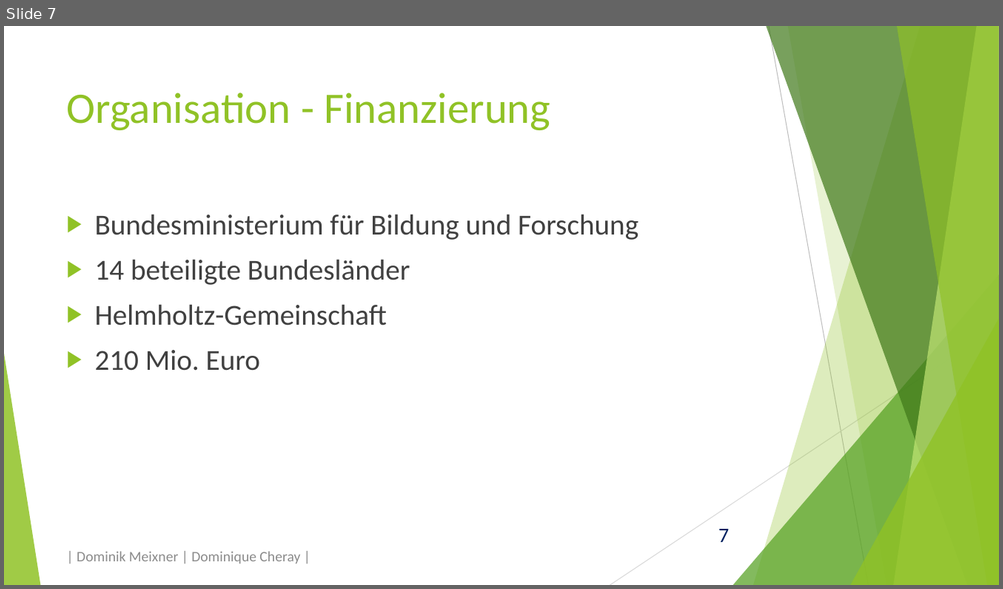
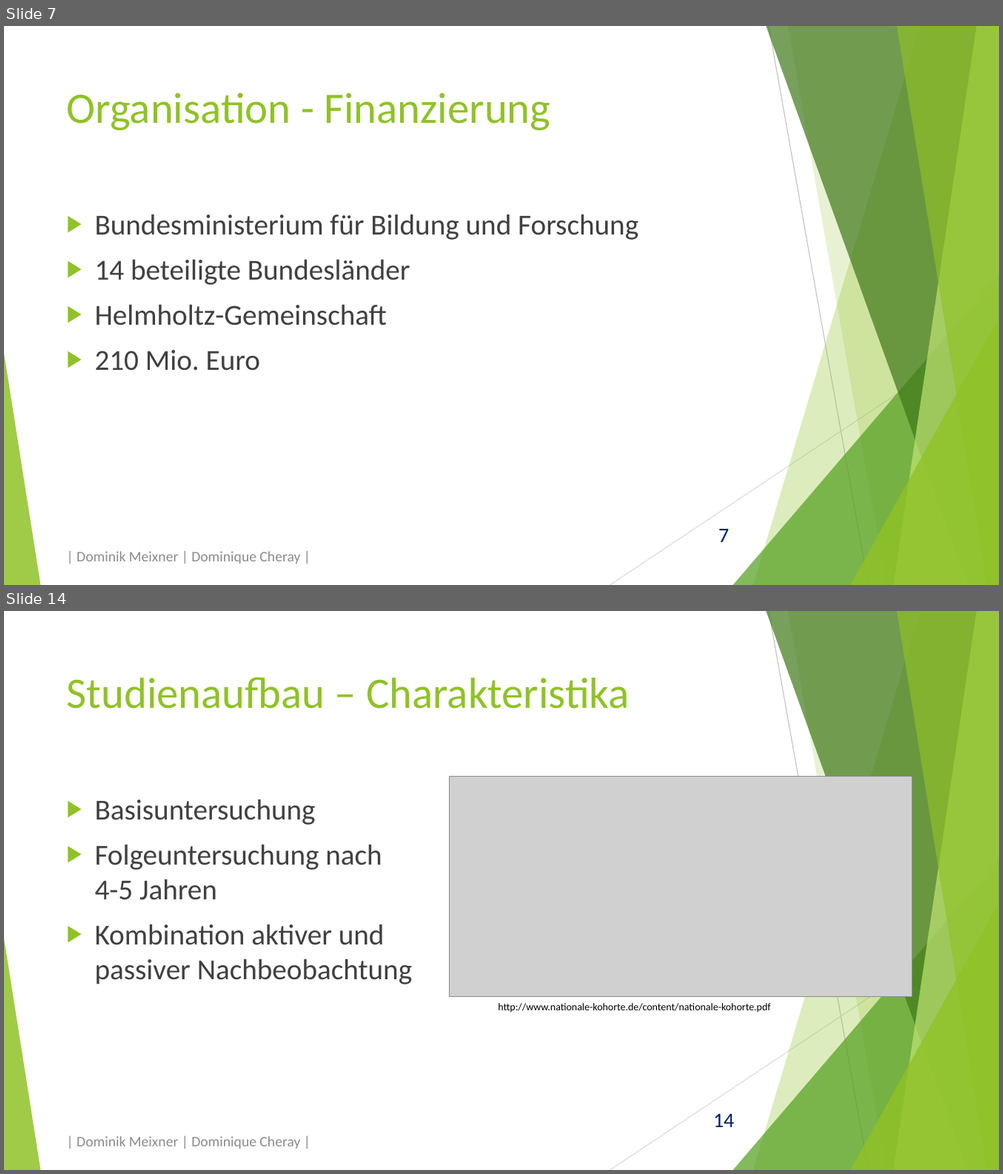
Before and after one commit to domeix/BlaBla, a slide deck: NationaleKohorte/NationaleKohortePraes.pptx. Shown one above the other, each under a label of ours: slide 7 before the commit, slides 7 and 14 after it; the slides between them are not shown. The pictures are 1003x589 and 1003x1174 pixels, drawn with LibreOffice and Linux fonts; fonts in the diff are those of the drawing; grey boxes stand for pictures. Boxes give left, top, right and bottom in pixels: in the first picture for what was removed or moved away, otherwise in the second. Text is boxed around its words. In the diff, an @@ line names an element or a change of style, - is before the commit and + after.

Commit message:
Präsentation Nationale Kohorte ist fertig
Hab die Präsentation fertig gemacht. Sind genau 22 Folien geworden.
Inklusive diverser Titelfolien. Ich dachte das würde mehr werden. Aber
inhaltlich gibt es nichts, was ich noch erwähnenswert finde. Das was man
noch labern könnte, interessiert doch keinen. Oder ist die
Entstehungsgeschichte interessant? Ich finde nicht.

```diff
--- a/NationaleKohorte/NationaleKohortePraes.pptx
+++ b/NationaleKohorte/NationaleKohortePraes.pptx
@@ slide 14 added at (4,611,999,1170), background #FFFFFF; not listed: 11 template elements that a slide beside it also shows @@
@@ title added at (67,677,629,709), 42 pt, text #90C226 @@
+Studienaufbau – Charakteristika
@@ picture added at (449,776,911,997) @@
@@ text added at (95,799,412,985), 28 pt, text #404040 @@
+▶ Basisuntersuchung
+▶ Folgeuntersuchung nach
+  4-5 Jahren
+▶ Kombination aktiver und
+  passiver Nachbeobachtung
@@ text added at (498,1003,770,1013), 10 pt, text #000000 @@
+http://www.nationale-kohorte.de/content/nationale-kohorte.pdf
@@ text added at (77,1136,300,1149), 14 pt, text #8C8C8C @@
+| Dominik Meixner | Dominique Cheray |
```
Also in this commit, not shown: 5 slides changed, 14 other slides added, 1 other file.
